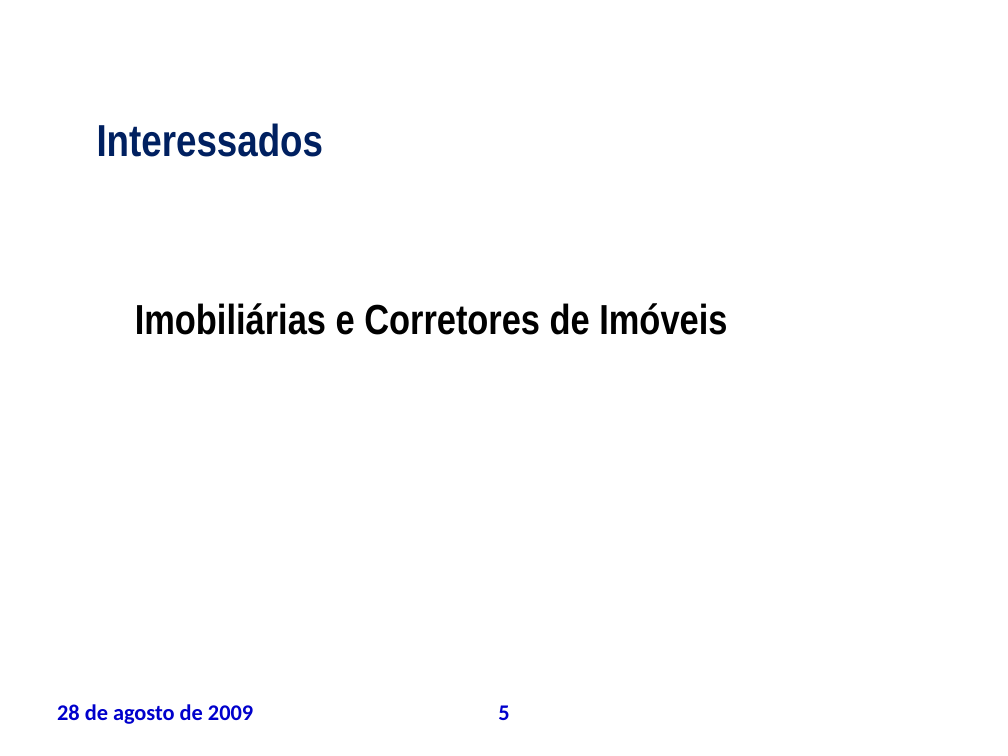
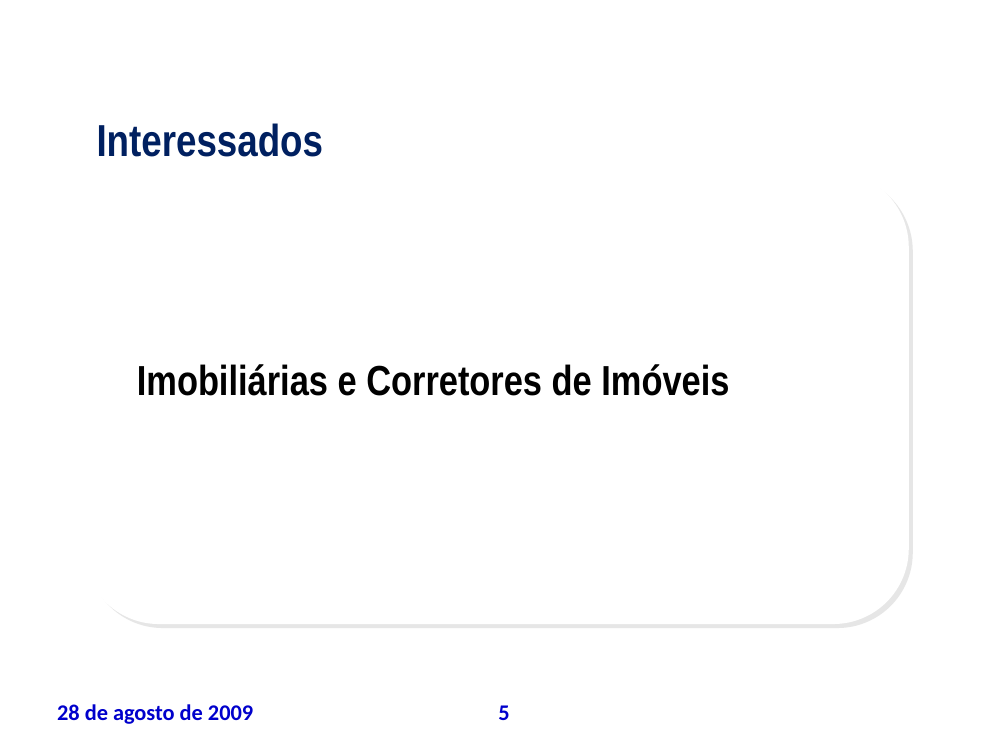
Before and after one commit to leoevaristo/psa20092, a slide deck: slide 5 of ARTEFATOS/TAP_apresentacao.ppt. Drawn at 1008x756 pixels with LibreOffice and Linux fonts; fonts in the diff are those of the drawing; background and template pictures are left out. Boxes give left, top, right and bottom in pixels: in the first picture for what was removed or moved away, otherwise in the second. Text is boxed around its words. In the diff, an @@ line names an element or a change of style, - is before the commit and + after.

```diff
--- a/ARTEFATOS/TAP_apresentacao.ppt
+++ b/ARTEFATOS/TAP_apresentacao.ppt
@@ rounded rectangle added at (x1=84, y1=171, x2=909, y2=624), fill #FFFFFF @@
@@ text "Imobiliárias e Corretores de Imóveis" at (x1=137, y1=364, x2=729, y2=396): alignment left to centre @@
```
Also in this commit, not shown: 12 other slides changed, 1 slide added.
